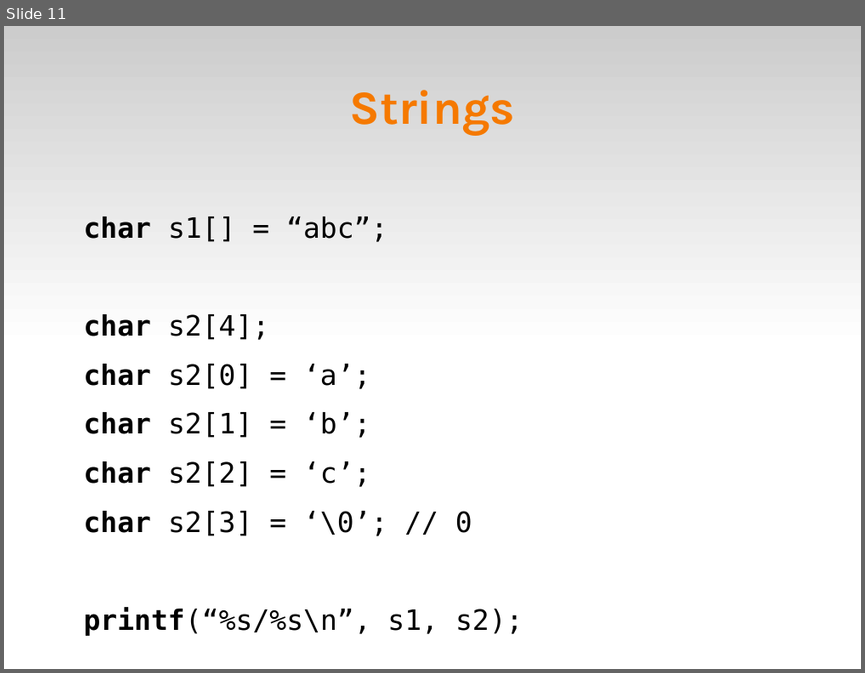
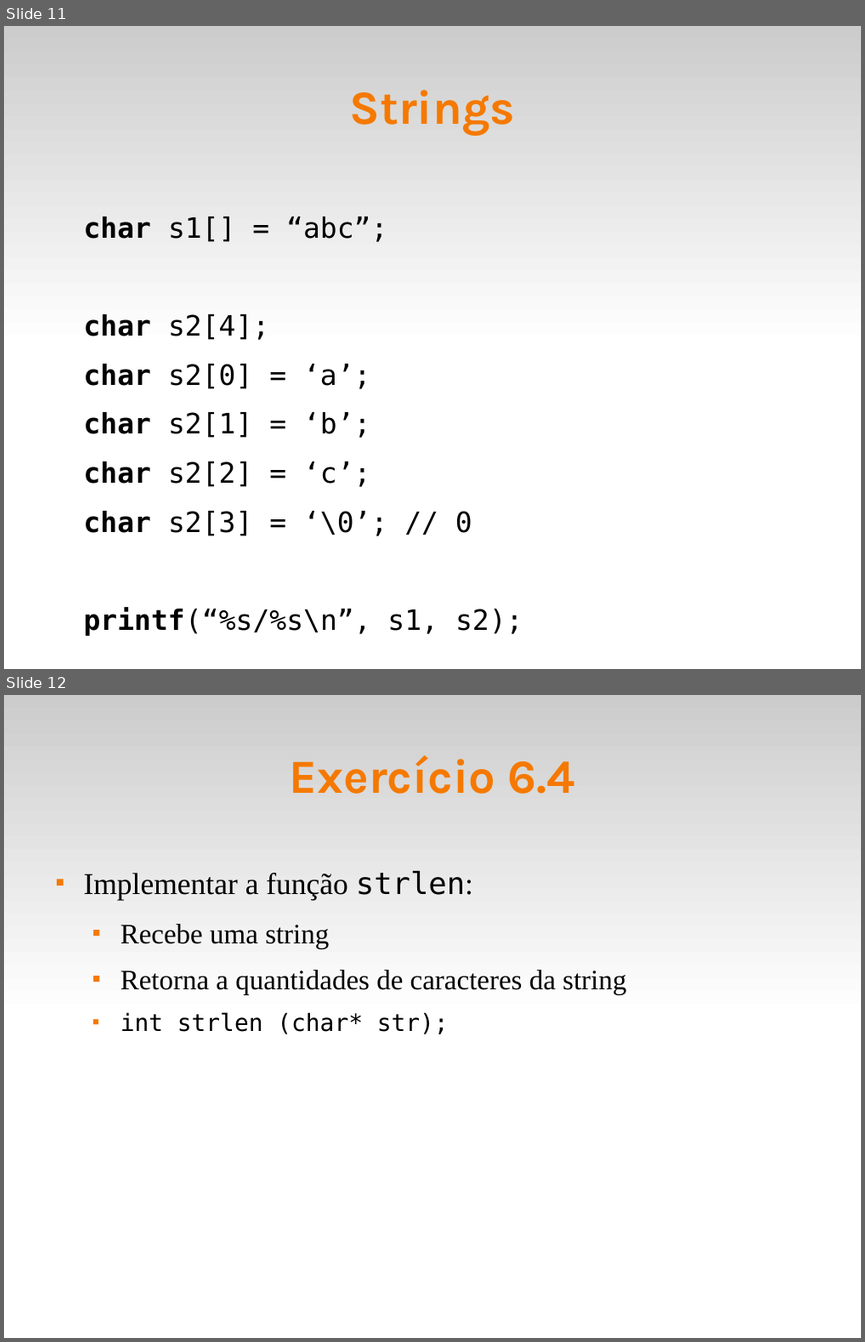
Before and after one commit to fsantanna-uerj/LP1, a slide deck: Slides/lp1-06-vetores.odp. Shown one above the other, each under a label of ours: slide 11 before the commit, slides 11 and 12 after it. The pictures are 865x673 and 865x1342 pixels, drawn with LibreOffice and Linux fonts; fonts in the diff are those of the drawing. Boxes give left, top, right and bottom in pixels: in the first picture for what was removed or moved away, otherwise in the second. Text is boxed around its words. In the diff, an @@ line names an element or a change of style, - is before the commit and + after.

```diff
--- a/Slides/lp1-06-vetores.odp
+++ b/Slides/lp1-06-vetores.odp
@@ slide 12 added at [4, 695, 861, 1338], background #FFFFFF; not listed: 1 template element that a slide beside it also shows @@
@@ title added at [290, 755, 574, 794], 44 pt, text #F57900, bold @@
+Exercício 6.4
@@ text added at [84, 870, 626, 1034], 26 pt, text #000000 @@
+■ Implementar a função strlen:
+  ■ Recebe uma string
+  ■ Retorna a quantidades de caracteres da string
+  ■ int strlen (char* str);
```
Also in this commit, not shown: 2 slides changed, 1 other file.
